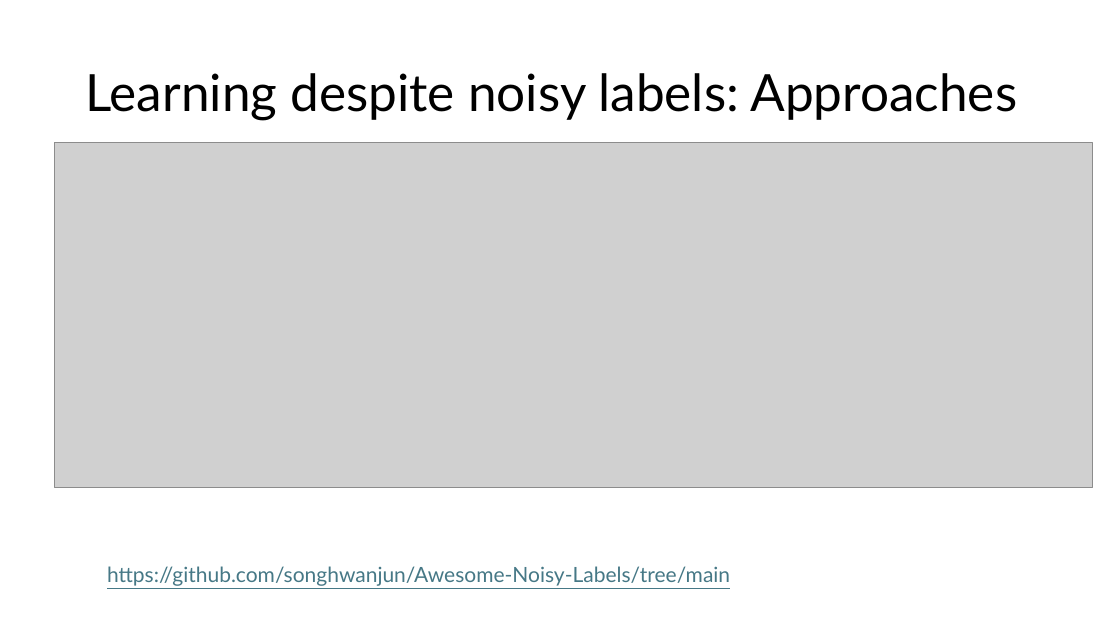
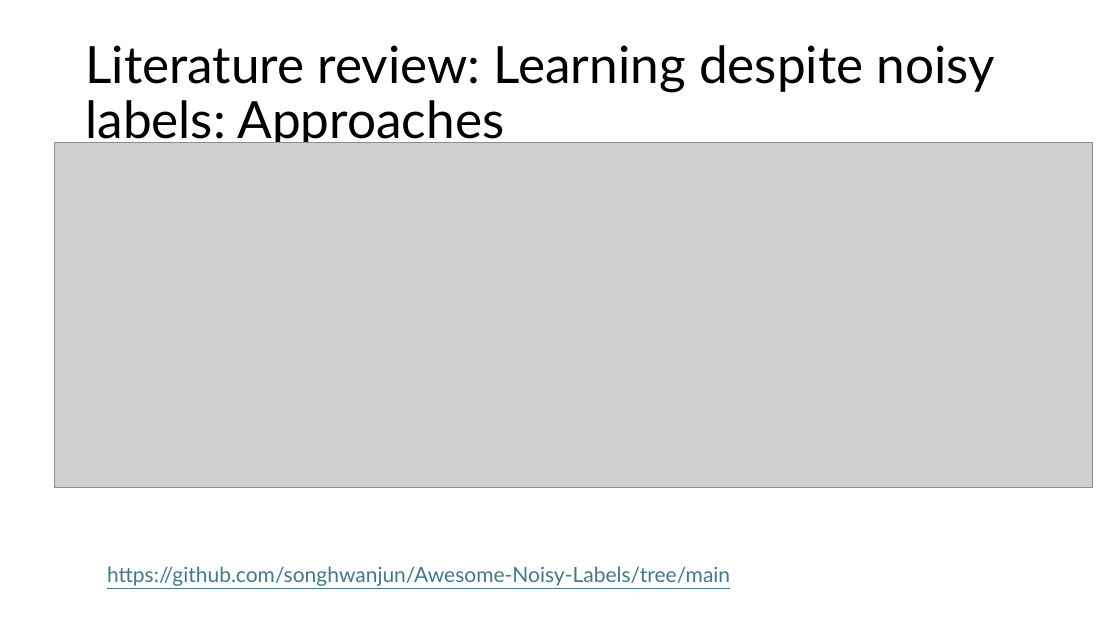
Before and after one commit to srimugunthan/noisylossf_evaluation, a slide deck: slide 6 of MNIST_Model1/pytorch_imple/noise robust loss functions.pptx. Drawn at 1120x630 pixels with LibreOffice and Linux fonts; fonts in the diff are those of the drawing; grey boxes stand for pictures. Boxes give left, top, right and bottom in pixels: in the first picture for what was removed or moved away, otherwise in the second. Text is boxed around its words. In the diff, an @@ line names an element or a change of style, - is before the commit and + after.

```diff
--- a/MNIST_Model1/pytorch_imple/noise robust loss functions.pptx
+++ b/MNIST_Model1/pytorch_imple/noise robust loss functions.pptx
@@ title at <box>85,45,995,148</box>: text changed @@
-Learning despite noisy labels: Approaches
+Literature review: Learning despite noisy labels: Approaches
```
Also in this commit, not shown: 2 other slides changed.
